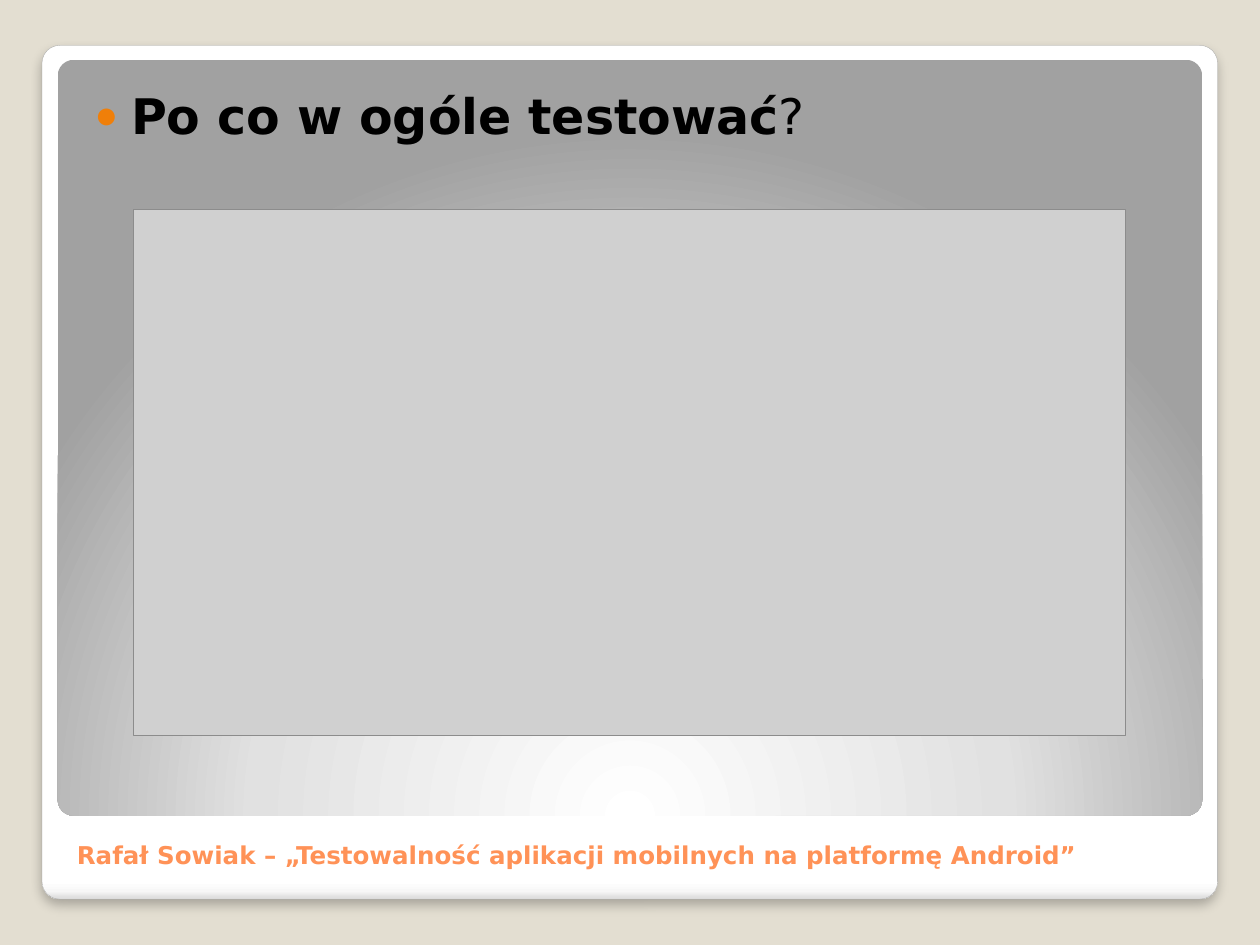
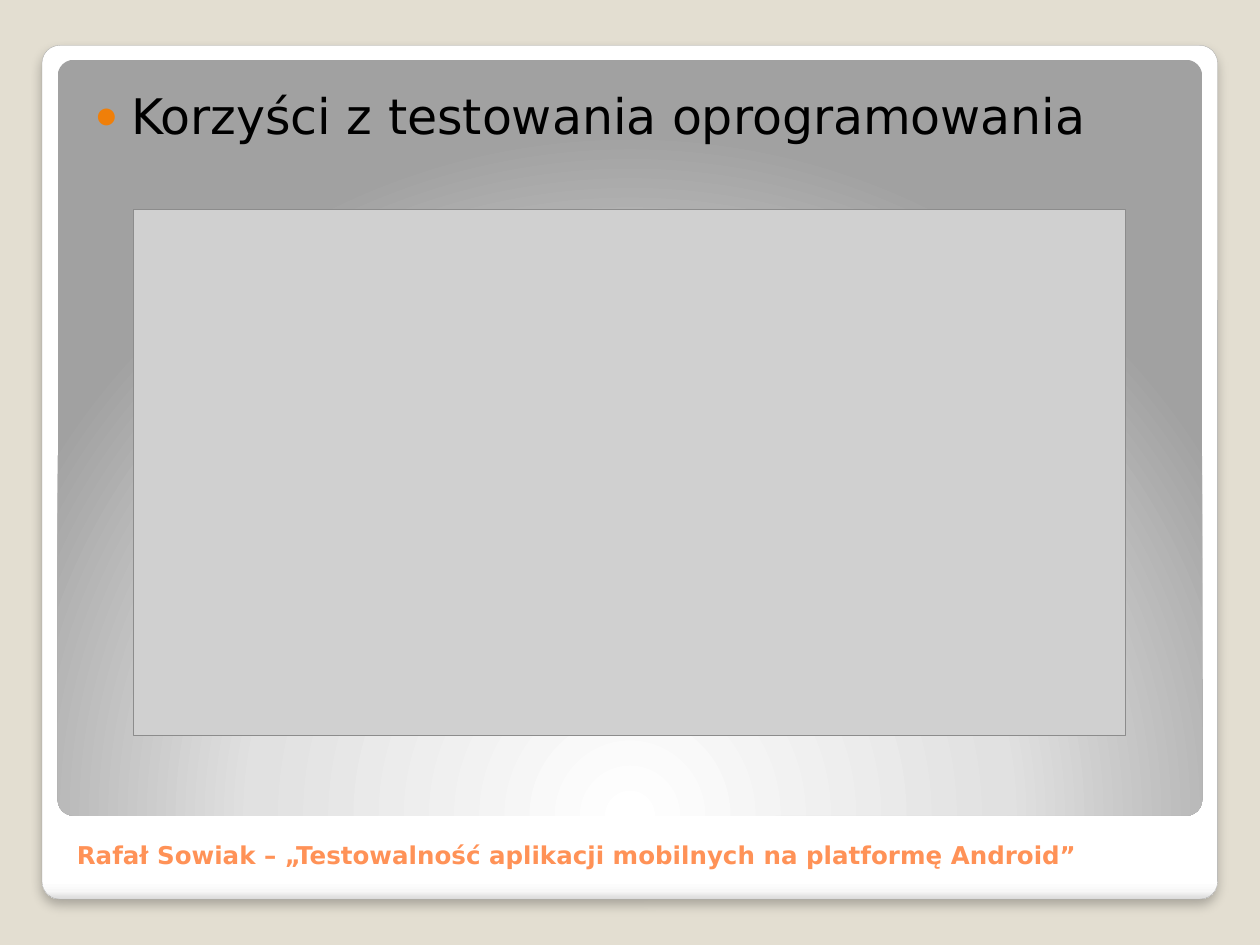
Before and after one commit to adventurewrites/mgr_info, a slide deck: slide 9 of praca_dyplomowa.pptx (slide 10 before the commit). Drawn at 1260x945 pixels with LibreOffice and Linux fonts; fonts in the diff are those of the drawing; grey boxes stand for pictures. Boxes give left, top, right and bottom in pixels: in the first picture for what was removed or moved away, otherwise in the second. Text is boxed around its words. In the diff, an @@ line names an element or a change of style, - is before the commit and + after.

```diff
--- a/praca_dyplomowa.pptx
+++ b/praca_dyplomowa.pptx
@@ text at [131,94,1085,144]: text changed; bold off @@
-● Po co w ogóle testować?
+● Korzyści z testowania oprogramowania
```
Also in this commit, not shown: 10 other slides changed, 4 slides added, 6 slides removed, 5 other files.
